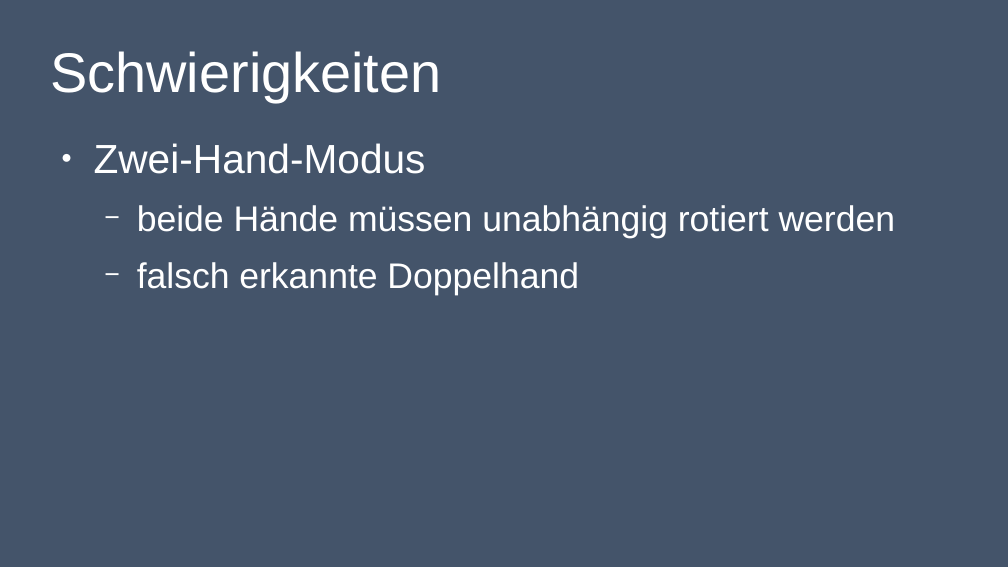
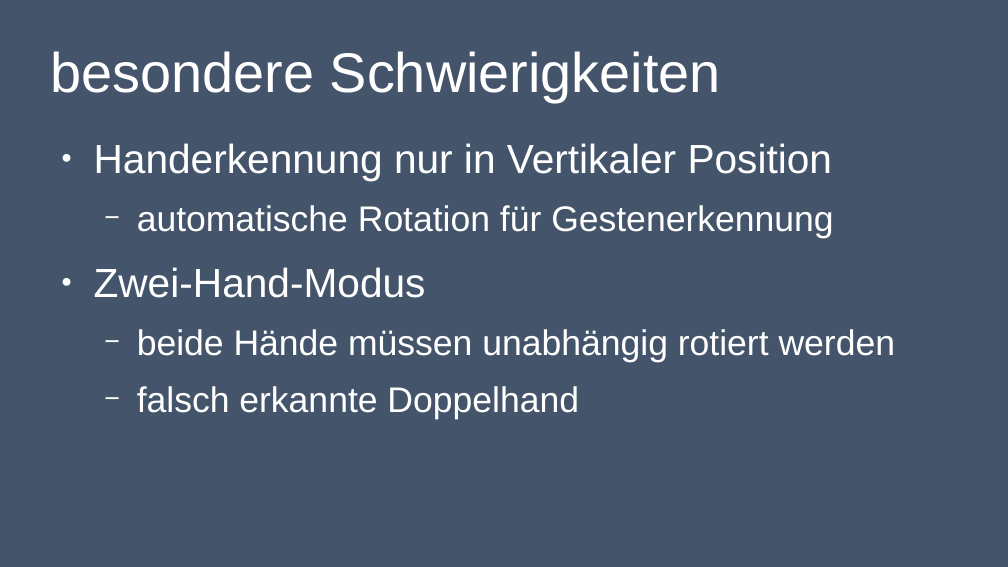
Before and after one commit to lukas-haupt/OpenCV-Whiteboard, a slide deck: slide 5 of Presentations/opencv-whiteboard-presentation_end.odp (slide 6 before the commit). Drawn at 1008x567 pixels with LibreOffice and Linux fonts; fonts in the diff are those of the drawing. Boxes give left, top, right and bottom in pixels: in the first picture for what was removed or moved away, otherwise in the second. Text is boxed around its words. In the diff, an @@ line names an element or a change of style, - is before the commit and + after.

```diff
--- a/Presentations/opencv-whiteboard-presentation_end.odp
+++ b/Presentations/opencv-whiteboard-presentation_end.odp
@@ title at (50, 51, 721, 102): text changed @@
-Schwierigkeiten
+besondere Schwierigkeiten
@@ text at (94, 143, 833, 238): paragraphs added @@
+● Handerkennung nur in Vertikaler Position
+  − automatische Rotation für Gestenerkennung
```
Also in this commit, not shown: 3 other slides changed, 1 slide added.
